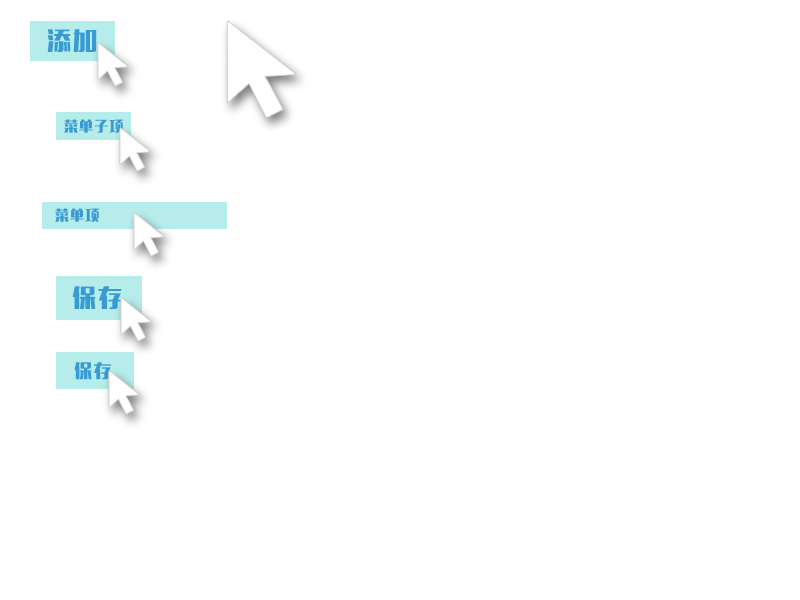
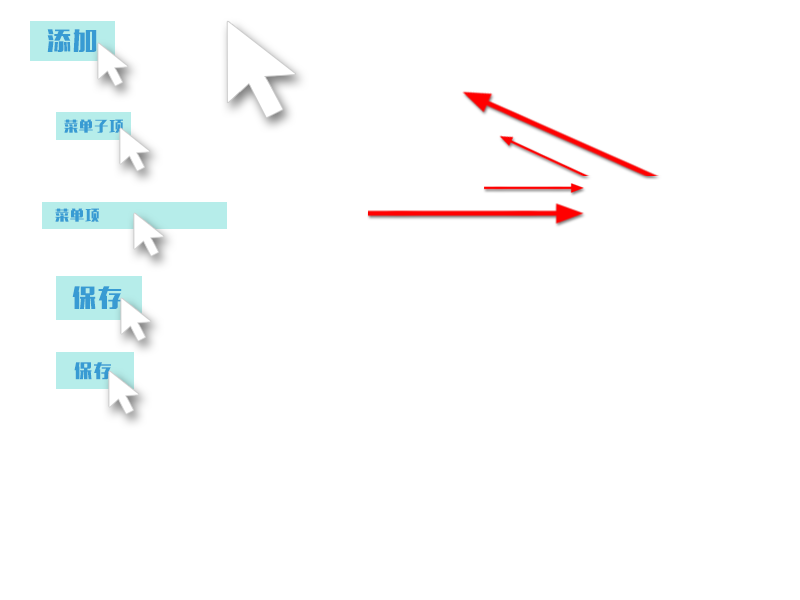
Comparing the layer stacks of the two 800px x 600px images. Changes:
added group "红色箭头" with 4 layers above "菜单项指示层" over left=368, top=90, right=661, bottom=224
added layer "小箭头（斜）" in group "红色箭头" over left=499, top=135, right=591, bottom=176
added layer "小箭头" in group "红色箭头" over left=484, top=183, right=584, bottom=193
added layer "原箭头（斜）" in group "红色箭头" over left=462, top=90, right=661, bottom=176
added layer "原箭头" in group "红色箭头" over left=368, top=203, right=584, bottom=224
